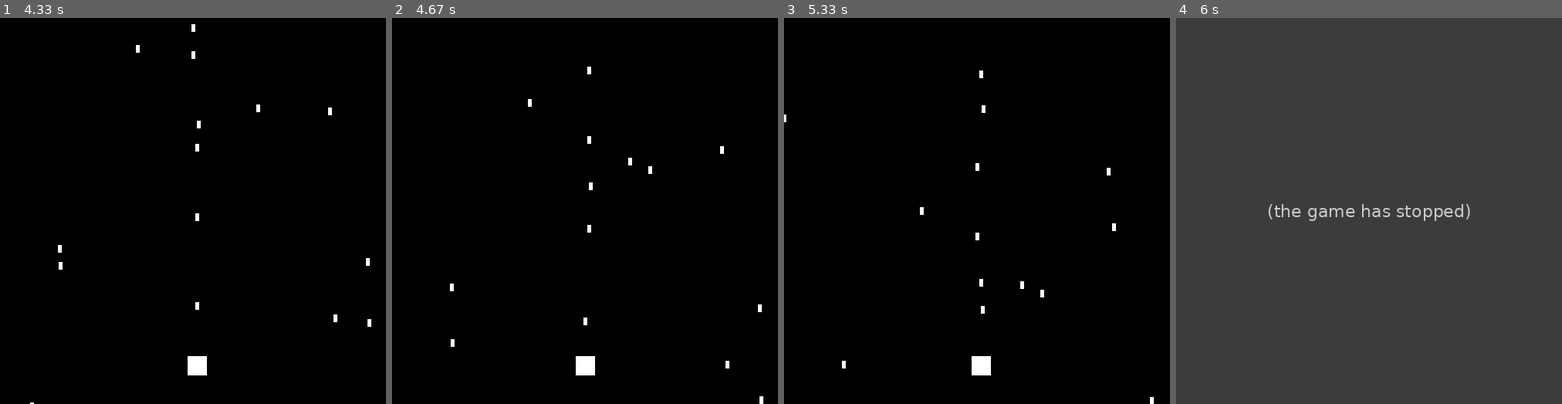
Above: before the commit, frames 1-4 (left to right).
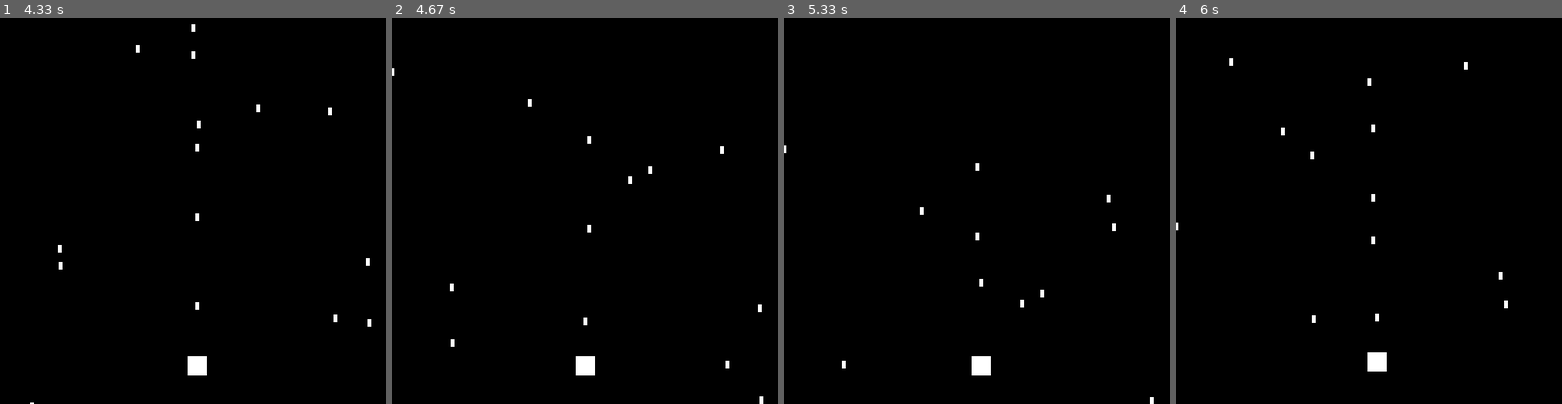
Above: after the commit, the same moments.

Repository: NProg1/pygame
Game: pygame game, started from game.py
Two runs of this game, one before a commit and one after it. Both use one fixed random seed, a clock stepped at 60 frames per second and the inputs below.
Inputs:
- Up to frame 1 (4.33 s): hold Right 0.33-0.8 s; hold Up 0.83-1.13 s; tap Space at 0.9, 1.23, 1.53, 1.73, 2.03, 2.3, 2.63, 2.93, 3.07, 3.47, 3.77, 4.13 s; hold Right 1.17-1.63 s; hold Left 1.67-2.2 s; hold Down 2.23-2.53 s; hold Left 2.57-2.97 s; hold Up 3-3.37 s; hold Right 3.4-4.03 s; hold Down from 4.07 s (still down)
- Up to frame 2 (4.67 s): release Down at 4.43 s; hold Left from 4.47 s (still down); tap Space at 4.53 s
- Up to frame 3 (5.33 s): tap Space at 4.83, 5.03 s; release Left at 4.93 s; hold Right from 4.97 s (still down)
- Up to frame 4 (6 s): tap Space at 5.33, 5.53, 5.87 s; release Right at 5.43 s; hold Up 5.47-5.77 s; hold Right from 5.8 s (still down)

Frame 1 is identical in both runs. In frame 2, less than 0.1% of the frame differs, in the area x 0-63%, y 12-45%; in frame 3, 0.2%; in frame 4, 100%, in the area x 0-100%, y 0-100%.
Before the commit the program exited at 5.57 s; later frames show no game.

Commit message:
destroy enemy

Diff:
--- a/game.py
+++ b/game.py
@@ -134,6 +134,14 @@
             enemies.add(new_enemy)
             all_sprites.add(new_enemy)
 
+    # check to see if a bullet hit a enemy
+    hits = pygame.sprite.groupcollide(enemies, bullets, True, True)
+    # replace killed enemy with new enemy
+    for hit in hits:
+        m = Enemy()
+        all_sprites.add(m)
+        enemies.add(m)
+
     # Update enemy position
     enemies.update()
     bullets.update()
